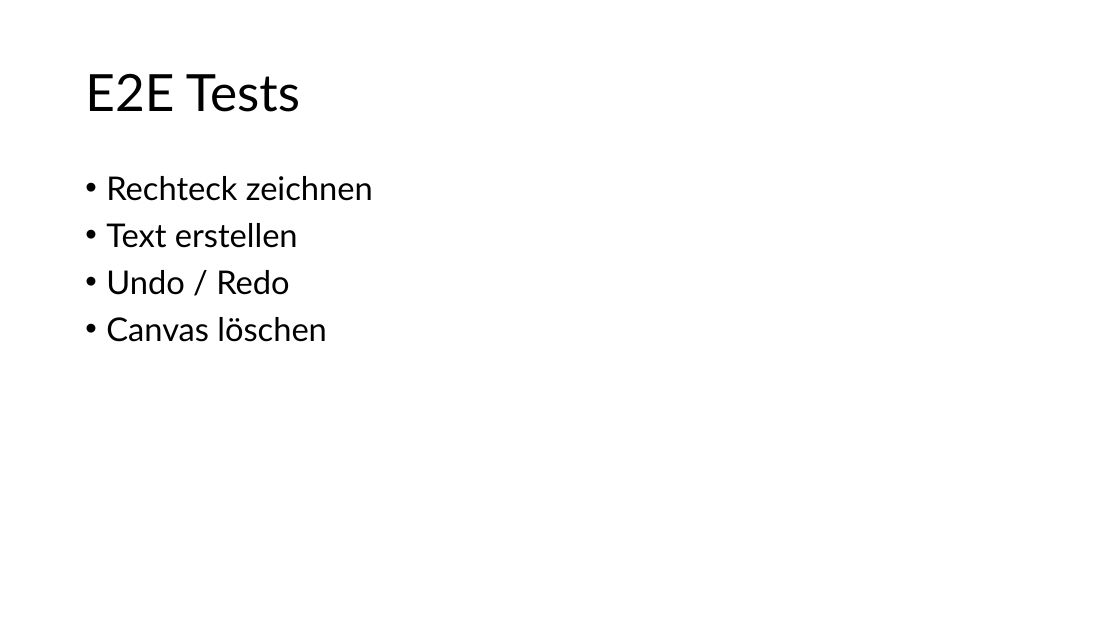
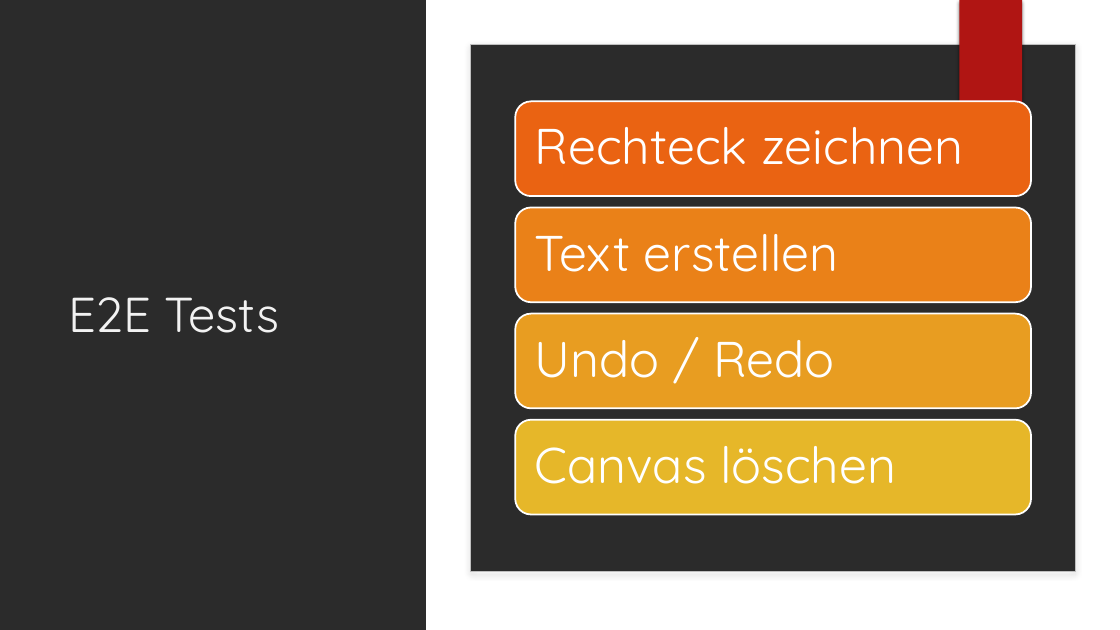
Before and after one commit to Jimbknight/excalidraw, a slide deck: slide 7 of Presentation.pptx (slide 8 before the commit). Drawn at 1120x630 pixels with LibreOffice and Linux fonts; fonts in the diff are those of the drawing; background and template pictures are left out; a plain dark background stands for a picture behind light text. Boxes give left, top, right and bottom in pixels: in the first picture for what was removed or moved away, otherwise in the second. Text is boxed around its words. In the diff, an @@ line names an element or a change of style, - is before the commit and + after.

```diff
--- a/Presentation.pptx
+++ b/Presentation.pptx
@@ background #FFFFFF to picture (left out) @@
@@ rectangle added at (426, 0, 1120, 630), fill #FFFFFF @@
@@ rectangle added at (959, 0, 1022, 105), fill #B01513 @@
@@ rectangle added at (960, 0, 1023, 105), fill #B01513 @@
@@ rounded rectangle added at (471, 45, 1075, 572), fill #FFFFFF, outline #BFBFBF 1 pt @@
@@ title "E2E Tests": place and size @@
-title "E2E Tests" at (85, 74, 300, 112)
+title "E2E Tests" at (68, 297, 279, 333)
@@ title "E2E Tests" at (68, 297, 279, 333): size 44 to 42 pt, font Lato to Quicksand, text colour #000000 to #F2F2F2; line spacing 0.9 to 1 @@
@@ text removed at (106, 176, 373, 342) @@
-• Rechteck zeichnen
-• Text erstellen
-• Undo / Redo
-• Canvas löschen
@@ group added at (515, 102, 1031, 515): 4 rounded rectangles, 4 texts @@
+Rechteck zeichnen
+Text erstellen
+Undo / Redo
+Canvas löschen
```
Also in this commit, not shown: 9 other slides changed, 2 slides removed.
